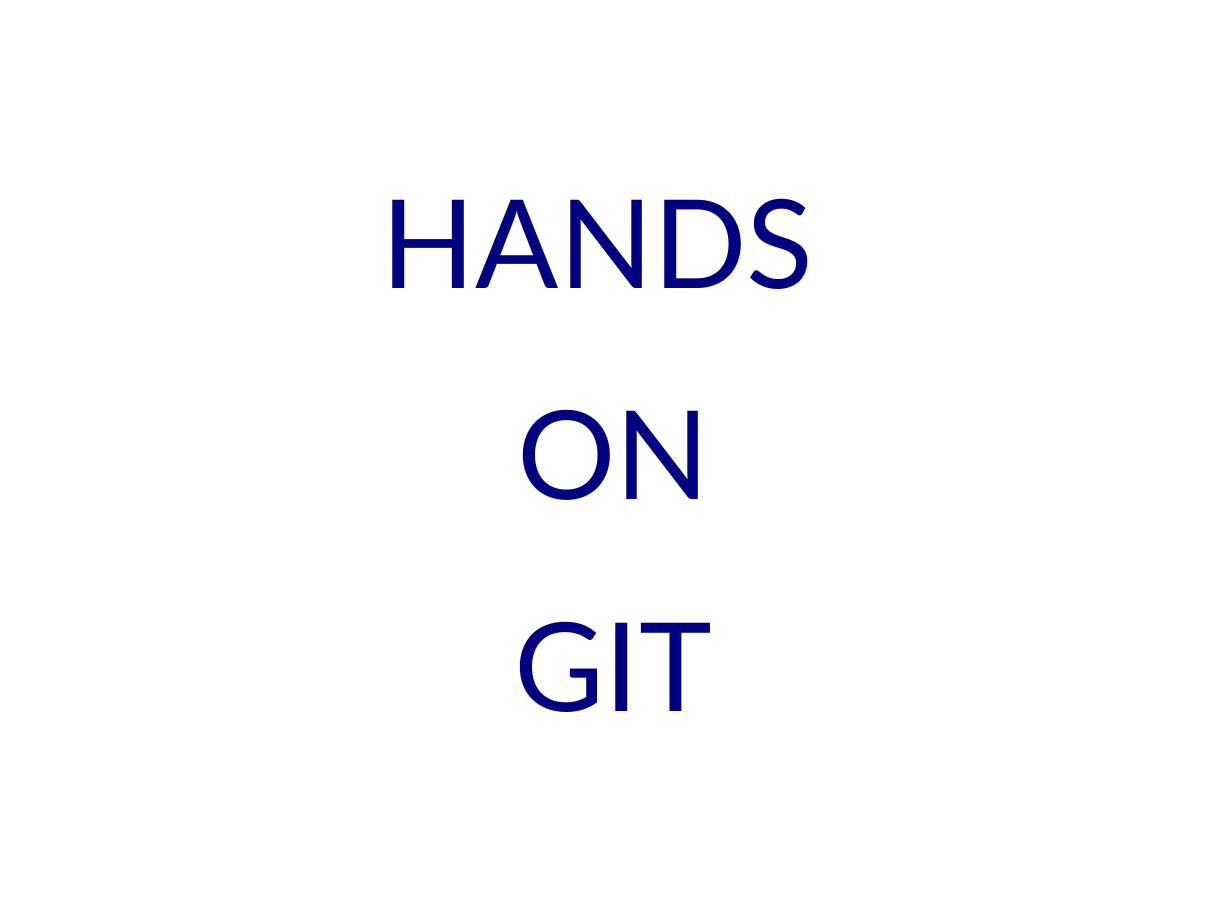
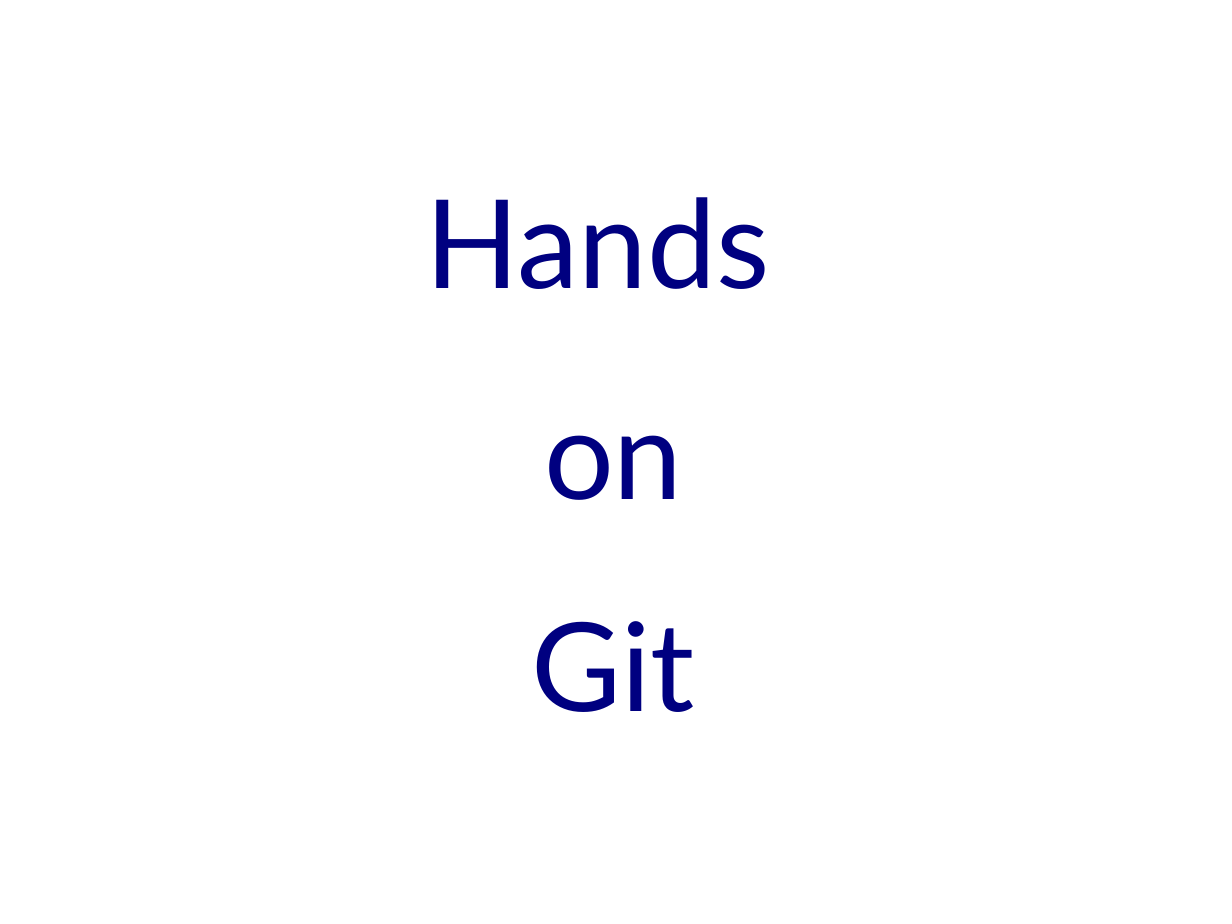
Before and after one commit to criluc/mini-git-tutorial, a slide deck: slide 21 of miniGitTutorial-12-2012.odp (slide 8 before the commit). Drawn at 1232x924 pixels with LibreOffice and Linux fonts; fonts in the diff are those of the drawing; background and template pictures are left out. Boxes give left, top, right and bottom in pixels: in the first picture for what was removed or moved away, otherwise in the second. Text is boxed around its words. In the diff, an @@ line names an element or a change of style, - is before the commit and + after.

```diff
--- a/miniGitTutorial-12-2012.odp
+++ b/miniGitTutorial-12-2012.odp
@@ text at bbox=[425, 197, 769, 712]: text changed @@
-HANDS
-ON
-GIT
+Hands
+on
+Git
```
Also in this commit, not shown: 4 other slides changed, 20 slides added.
